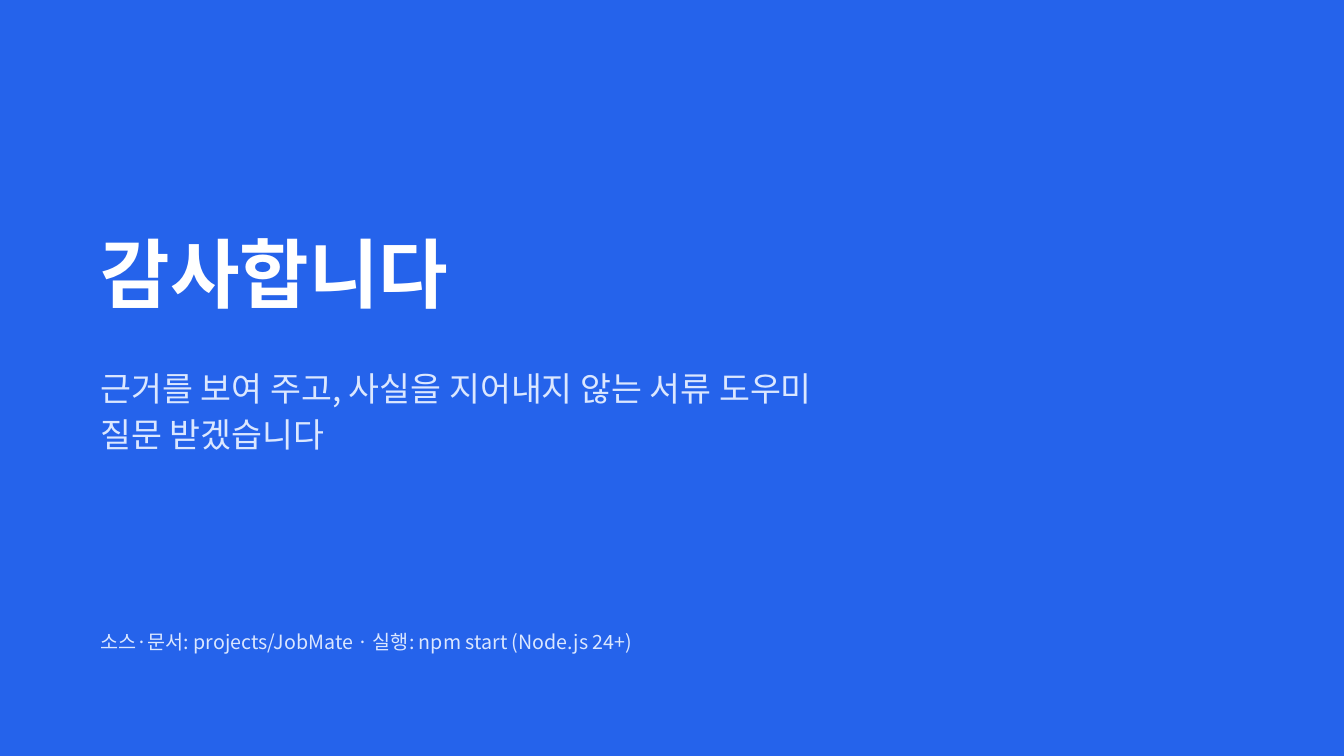
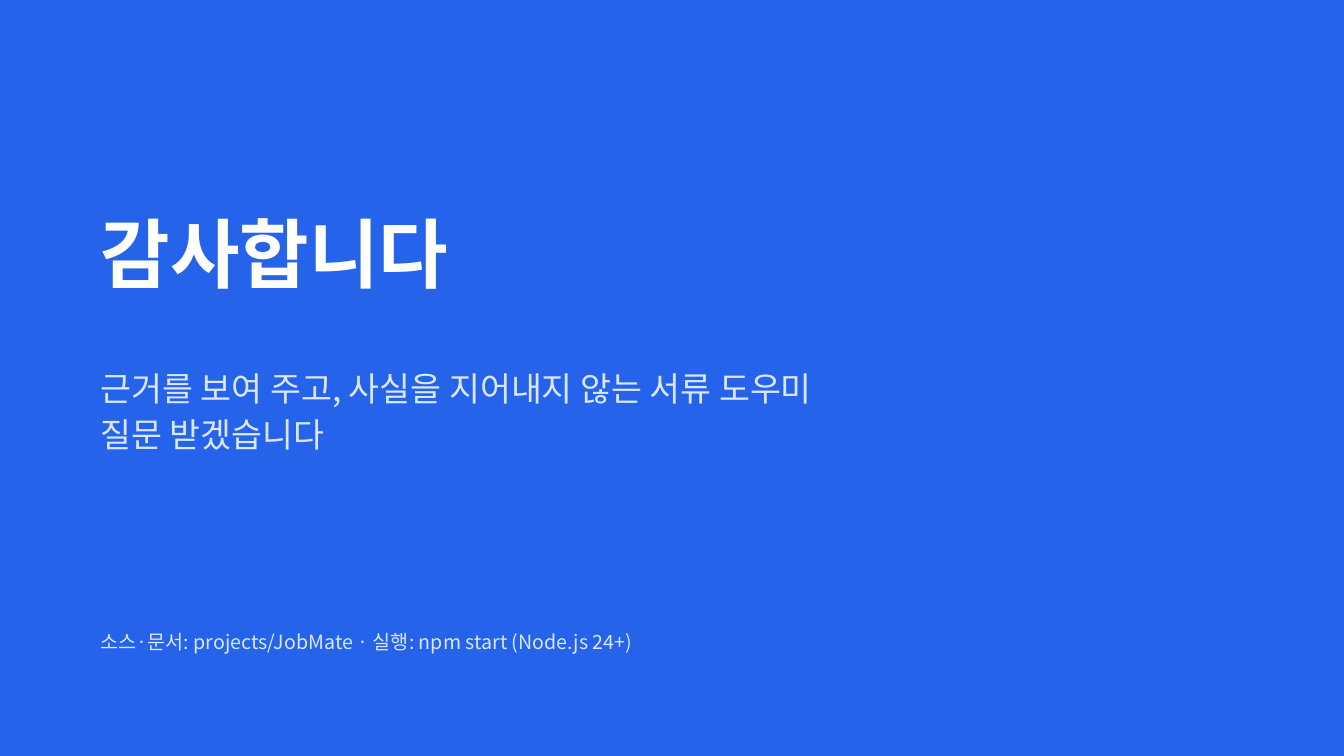
Before and after one commit to mycom0216/jobmate, a slide deck: slide 15 of docs/JobMate_발표자료.pptx. Drawn at 1344x756 pixels with LibreOffice and Linux fonts; fonts in the diff are those of the drawing. Boxes give left, top, right and bottom in pixels: in the first picture for what was removed or moved away, otherwise in the second. Text is boxed around its words. In the diff, an @@ line names an element or a change of style, - is before the commit and + after.

```diff
--- a/docs/JobMate_발표자료.pptx
+++ b/docs/JobMate_발표자료.pptx
@@ text "감사합니다": place and size @@
-text "감사합니다" at (101, 238, 449, 309)
+text "감사합니다" at (101, 218, 449, 289)
```
Also in this commit, not shown: 14 other slides changed, 14 other files.
